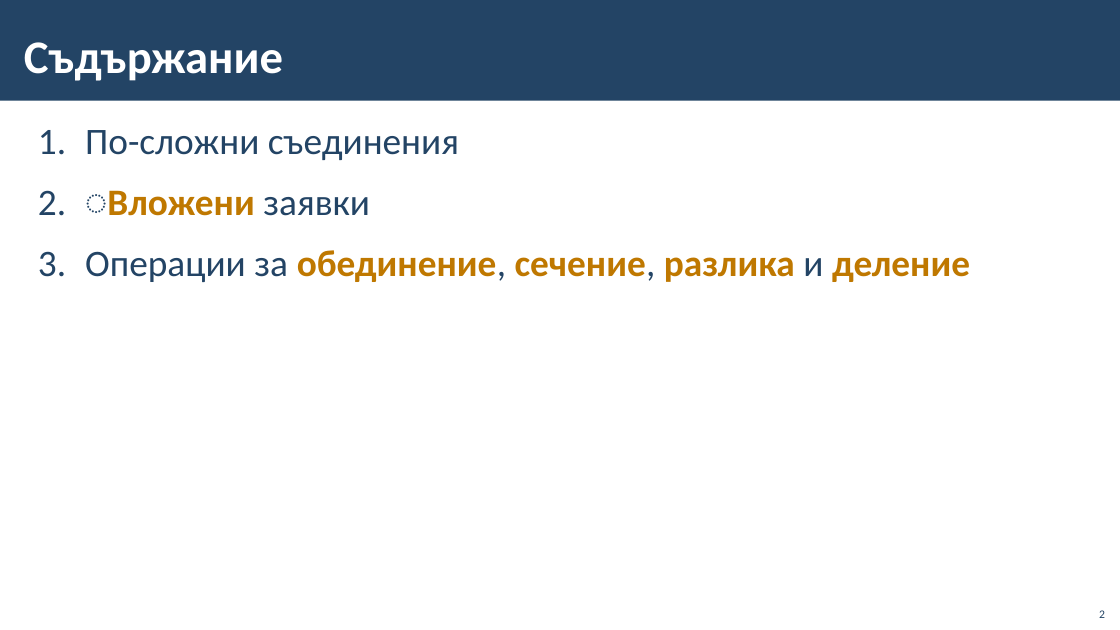
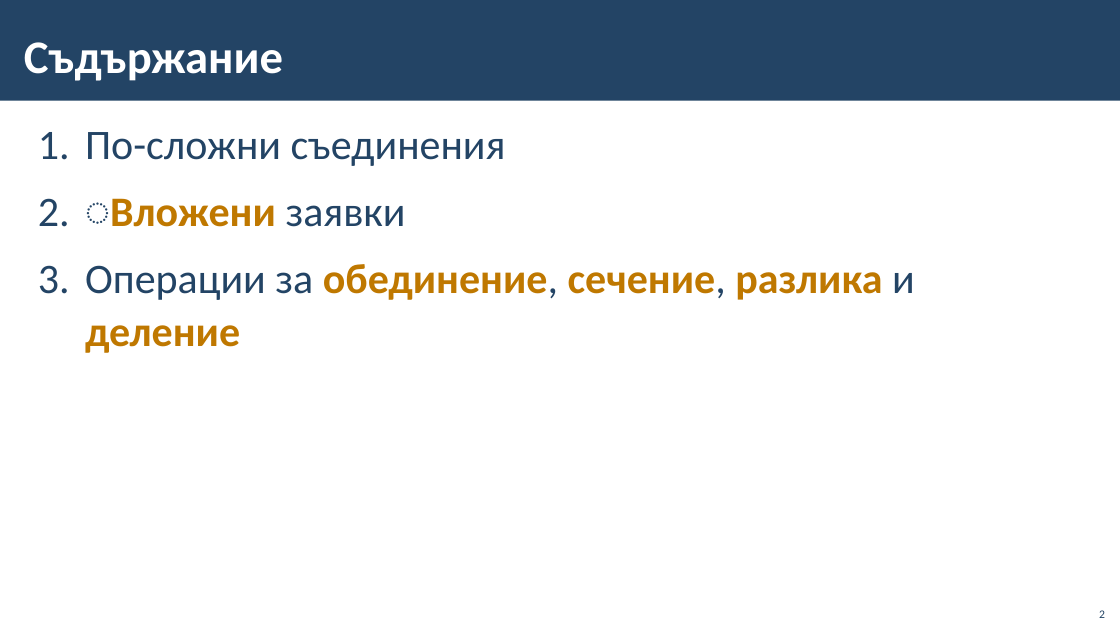
Before and after one commit to BG-IT-Edu/School-Programming, a slide deck: slide 2 of Courses/Software-Sciences/Module-3-Databases-New/10-Complex-Joins-and-Subqueries/09-Complex-Joins-and-Subqueries.pptx. Drawn at 1120x630 pixels with LibreOffice and Linux fonts; fonts in the diff are those of the drawing; background and template pictures are left out. Boxes give left, top, right and bottom in pixels: in the first picture for what was removed or moved away, otherwise in the second. Text is boxed around its words. In the diff, an @@ line names an element or a change of style, - is before the commit and + after.

```diff
--- a/Courses/Software-Sciences/Module-3-Databases-New/10-Complex-Joins-and-Subqueries/09-Complex-Joins-and-Subqueries.pptx
+++ b/Courses/Software-Sciences/Module-3-Databases-New/10-Complex-Joins-and-Subqueries/09-Complex-Joins-and-Subqueries.pptx
@@ text "По-сложни съединения" at [85, 132, 915, 353]: size 32 to 36 pt @@
```
Also in this commit, not shown: 2 other slides changed.
